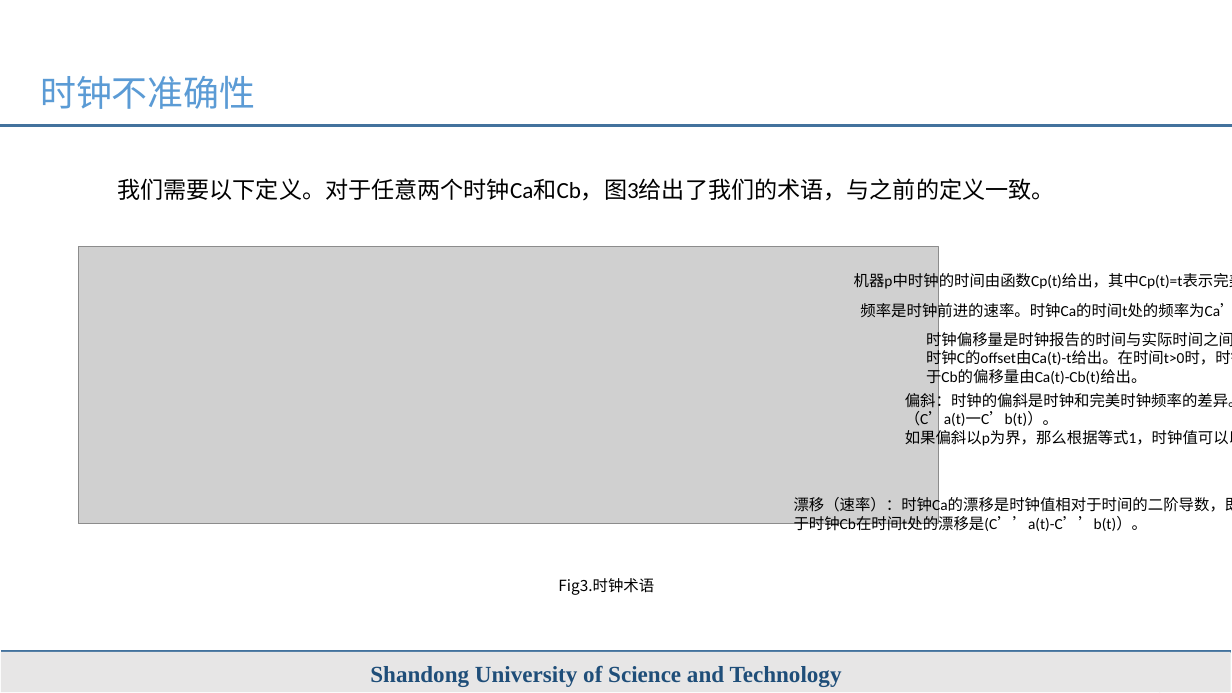
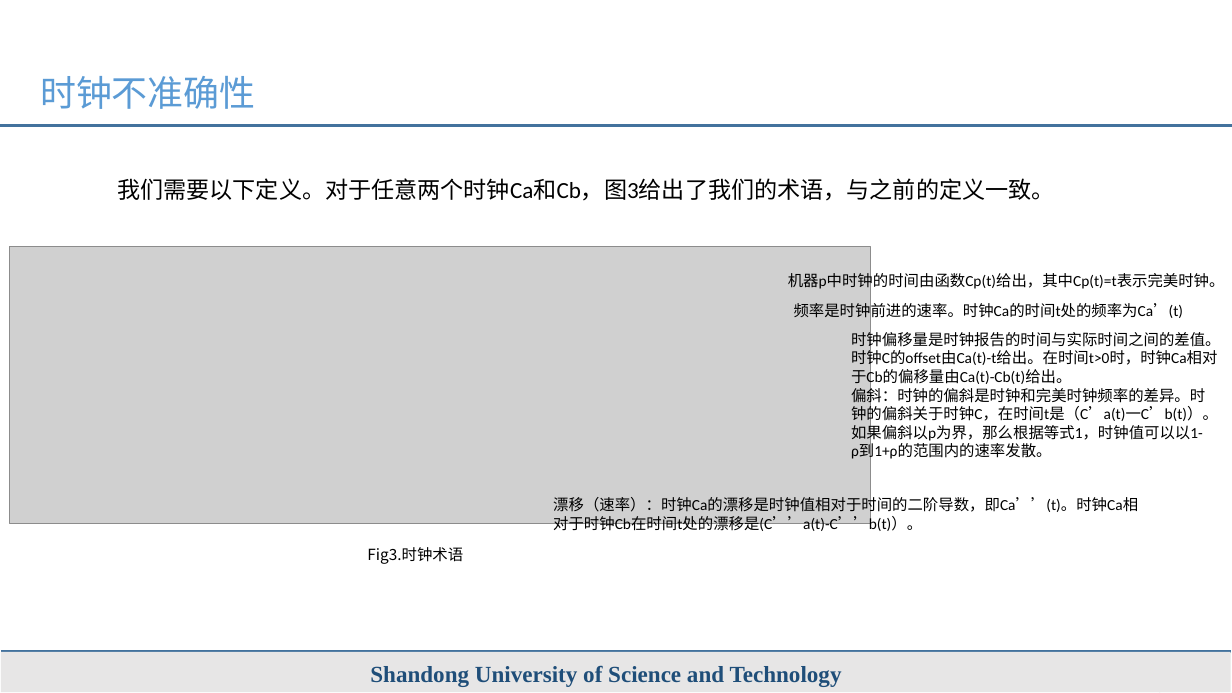
Before and after one commit to liuguaaa/assignment, a slide deck: slide 10 of WSN/时钟同步(1).pptx. Drawn at 1232x693 pixels with LibreOffice and Linux fonts; fonts in the diff are those of the drawing; grey boxes stand for pictures. Boxes give left, top, right and bottom in pixels: in the first picture for what was removed or moved away, otherwise in the second. Text is boxed around its words. In the diff, an @@ line names an element or a change of style, - is before the commit and + after.

```diff
--- a/WSN/时钟同步(1).pptx
+++ b/WSN/时钟同步(1).pptx
@@ picture moved from (x1=78, y1=247, x2=938, y2=524) to (x1=10, y1=247, x2=871, y2=524) @@
@@ text "机器p中时钟的时间由函数Cp(t)给出，其中Cp(t)=t表示完美时钟。" rewrapped from (x1=854, y1=270, x2=1232, y2=290) to (x1=788, y1=270, x2=1225, y2=290) @@
@@ text "频率是时钟前进的速率。时钟Ca的时间t处的频率为Ca’(t)" rewrapped from (x1=860, y1=301, x2=1232, y2=321) to (x1=794, y1=301, x2=1184, y2=321) @@
@@ text "时钟偏移量是时钟报告的时间与实际时间之间的差值。时钟C的offset由Ca(t)-t给出。在时间t>0时，时钟Ca相对于 ..." rewrapped from (x1=926, y1=330, x2=1232, y2=387) to (x1=851, y1=330, x2=1221, y2=387) @@
@@ text "偏斜：时钟的偏斜是时钟和完美时钟频率的差异。时钟的偏斜关于时钟C，在时间t是（C’a(t)一C’b(t)）。" moved from (x1=905, y1=391, x2=1232, y2=448) to (x1=851, y1=385, x2=1218, y2=461) @@
@@ text at (x1=851, y1=422, x2=1203, y2=461): text changed @@
-如果偏斜以p为界，那么根据等式1，时钟值可以以1-p到1+p的范围内的速率发散。
+如果偏斜以p为界，那么根据等式1，时钟值可以以1-ρ到1+ρ的范围内的速率发散。
@@ text at (x1=553, y1=495, x2=1138, y2=533): text changed @@
-漂移（速率）：时钟Ca的漂移是时钟值相对于时间的二阶导数，即C’’(t)。时钟Ca相对于时钟Cb在时间t处的漂移是(C’’a(t)-C’’b(t)）。
+漂移（速率）：时钟Ca的漂移是时钟值相对于时间的二阶导数，即Ca’’(t)。时钟Ca相对于时钟Cb在时间t处的漂移是(C’’a(t)-C’’b(t)）。
@@ text "Fig3.时钟术语" moved from (x1=558, y1=578, x2=654, y2=595) to (x1=367, y1=547, x2=463, y2=564) @@
```
Also in this commit, not shown: 10 other slides changed.
